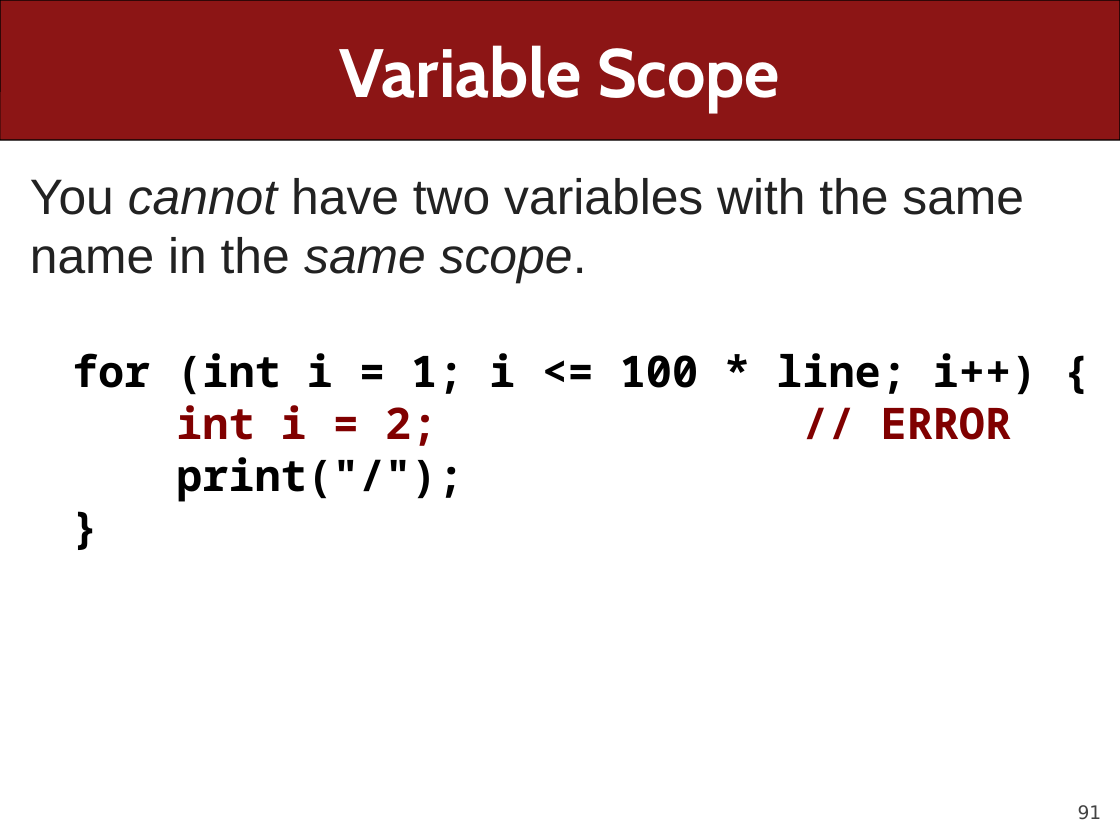
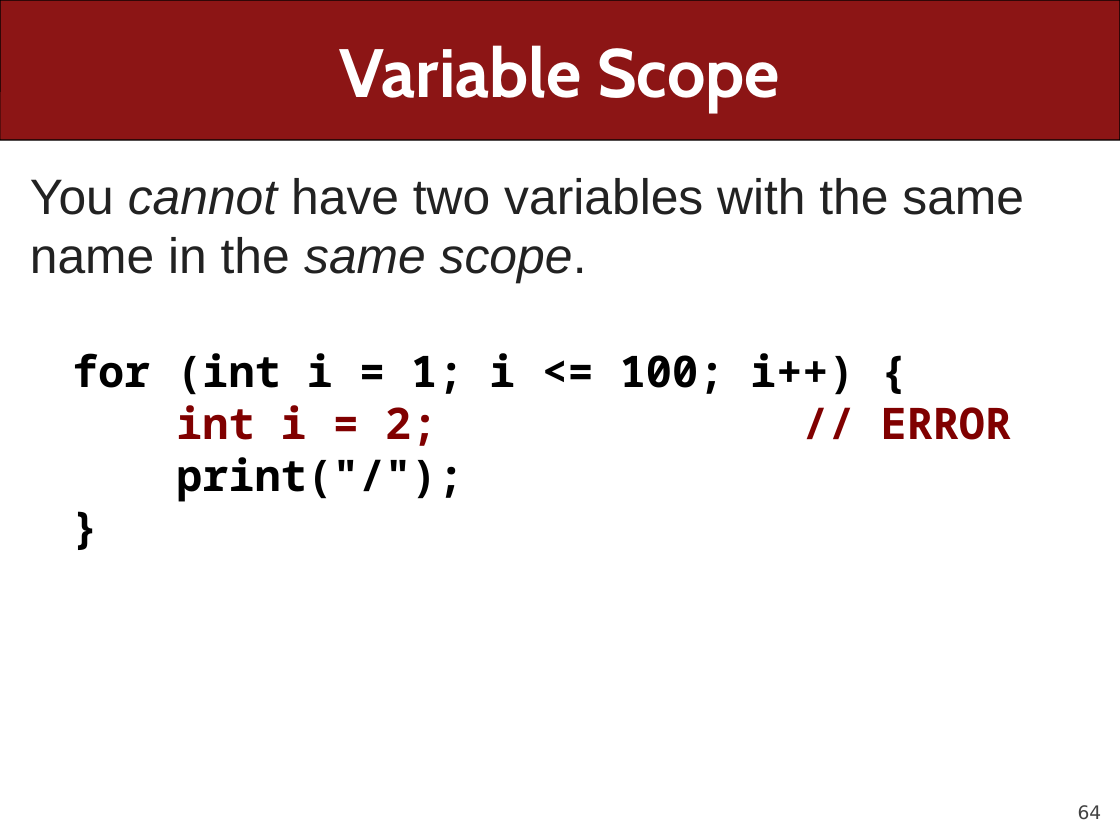
Before and after one commit to ckincaid17/cs106a-summer-2018, a slide deck: slide 64 of WWW/lectures/Lecture6/Lecture6.pptx (slide 91 before the commit). Drawn at 1120x840 pixels with LibreOffice and Linux fonts; fonts in the diff are those of the drawing. Boxes give left, top, right and bottom in pixels: in the first picture for what was removed or moved away, otherwise in the second. Text is boxed around its words. In the diff, an @@ line names an element or a change of style, - is before the commit and + after.

```diff
--- a/WWW/lectures/Lecture6/Lecture6.pptx
+++ b/WWW/lectures/Lecture6/Lecture6.pptx
@@ text at (72, 353, 854, 395): text changed @@
-  for (int i = 1; i <= 100 * line; i++) {
+  for (int i = 1; i <= 100; i++) {
@@ page number at (1078, 805, 1102, 820): text changed @@
-91
+64
```
Also in this commit, not shown: 41 other slides changed, 7 slides added, 20 slides removed, 1 other file.
